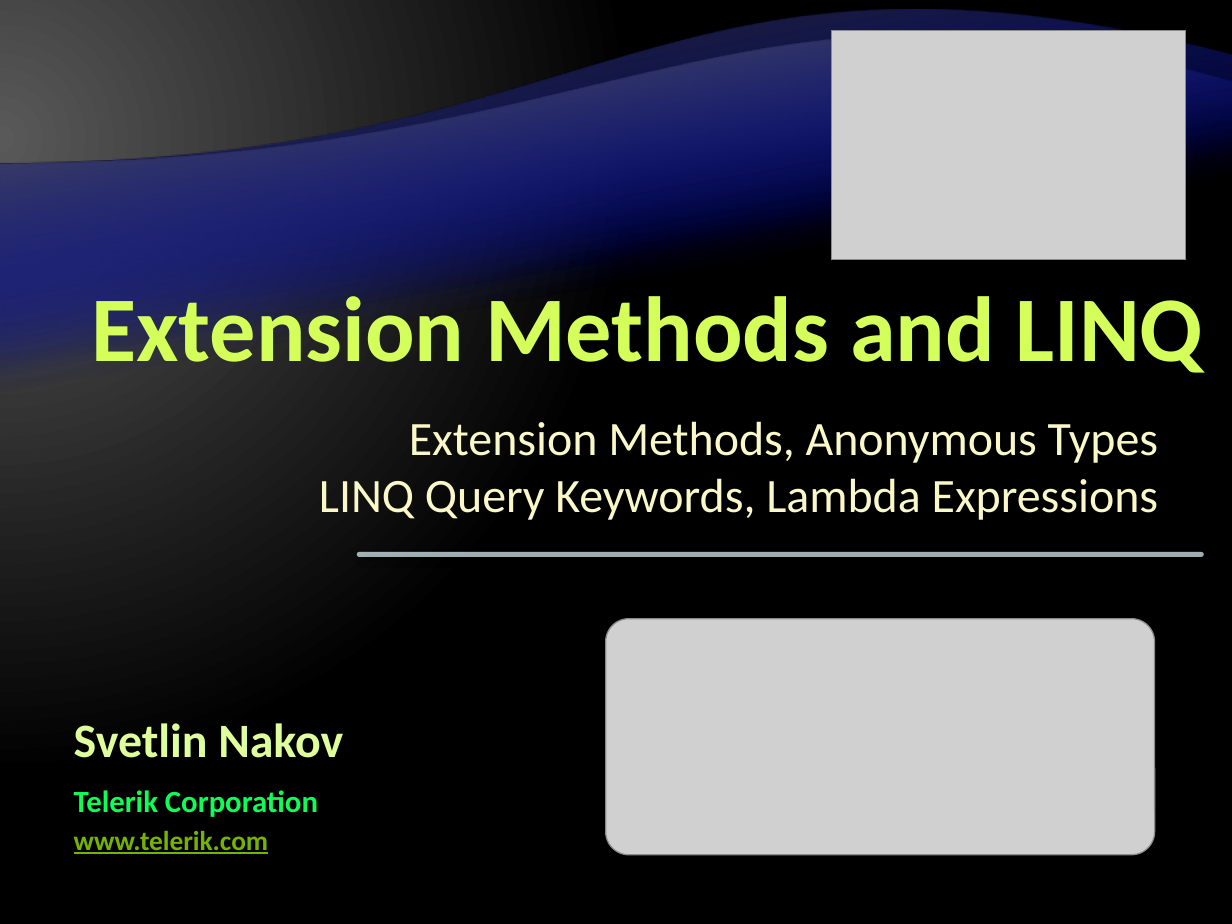
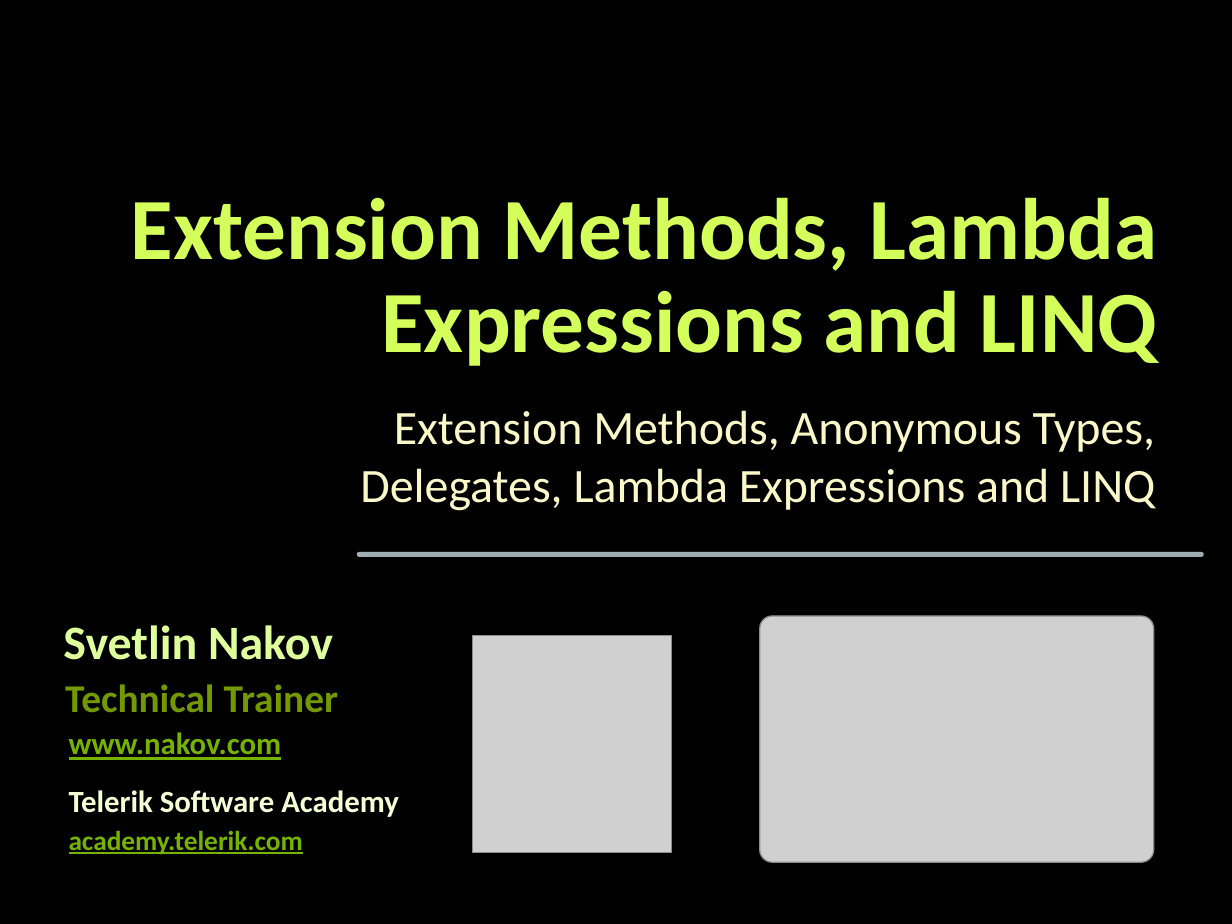
Before and after one commit to zlatkov/Telerik-Academy, a slide deck: slide 1 of C#OOP/Extension-Methods-Delegates-Lambda-LINQ.pptx. Drawn at 1232x924 pixels with LibreOffice and Linux fonts; fonts in the diff are those of the drawing; grey boxes stand for pictures; background and template pictures are left out. Boxes give left, top, right and bottom in pixels: in the first picture for what was removed or moved away, otherwise in the second. Text is boxed around its words. In the diff, an @@ line names an element or a change of style, - is before the commit and + after.

Commit message:
Added the new tasks to Extension Methods, Delegates,....

```diff
--- a/C#OOP/Extension-Methods-Delegates-Lambda-LINQ.pptx
+++ b/C#OOP/Extension-Methods-Delegates-Lambda-LINQ.pptx
@@ background gradient #595959 to #000000 to picture (left out) @@
@@ freeform shape removed at box(0, 55, 1232, 804) @@
@@ freeform shape removed at box(0, 55, 1232, 804) @@
@@ picture removed at box(832, 31, 1186, 260) @@
@@ freeform shape removed at box(0, 83, 1232, 686) @@
@@ freeform shape removed at box(0, 83, 1232, 686) @@
@@ title at box(131, 197, 1157, 366): text changed; size 54 to 51 pt @@
-Extension Methods and LINQ
+Extension Methods, Lambda Expressions and LINQ
@@ subtitle at box(360, 410, 1155, 511): text changed @@
-Extension Methods, Anonymous Types
-LINQ Query Keywords, Lambda Expressions
+Extension Methods, Anonymous Types,
+Delegates, Lambda Expressions and LINQ
@@ text "Svetlin Nakov": place and size @@
-text "Svetlin Nakov" at box(74, 723, 343, 758)
+text "Svetlin Nakov" at box(63, 625, 333, 660)
@@ picture: place and size @@
-picture at box(606, 618, 1156, 855)
+picture at box(760, 616, 1154, 862)
@@ picture added at box(472, 636, 671, 853) @@
@@ text added at box(65, 684, 339, 712), 23 pt, text #739900, bold @@
+Technical Trainer
@@ text added at box(69, 732, 282, 760), 18 pt, text #76B200, bold, underline @@
+www.nakov.com
@@ text added at box(69, 790, 399, 817), 18 pt, text #F5FFD6, bold @@
+Telerik Software Academy
@@ text removed at box(74, 790, 318, 817) @@
-Telerik Corporation
@@ text at box(69, 831, 303, 855): text changed @@
-www.telerik.com
+academy.telerik.com
```
Also in this commit, not shown: 28 other slides changed, 22 slides added, 1 slide removed, 13 other files.
